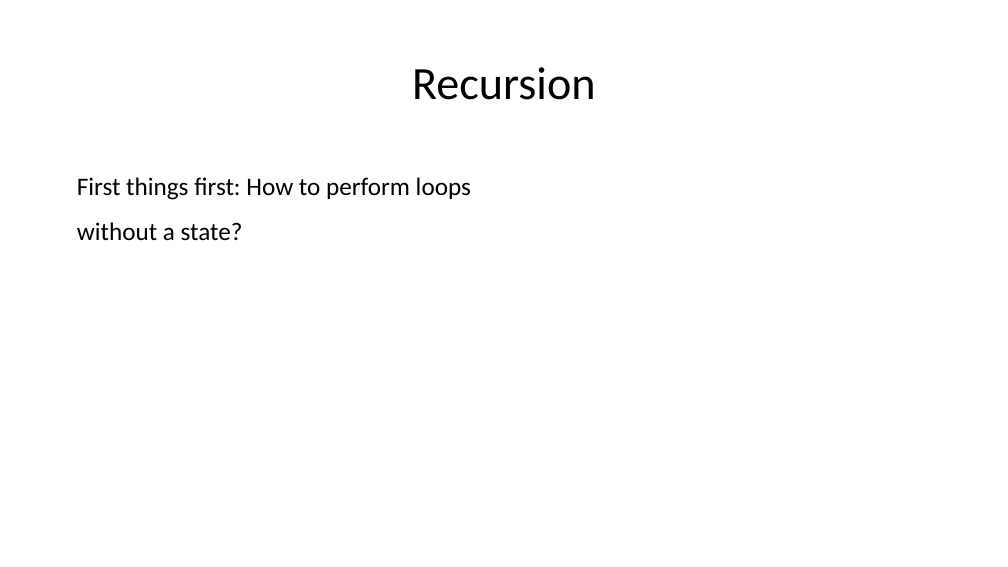
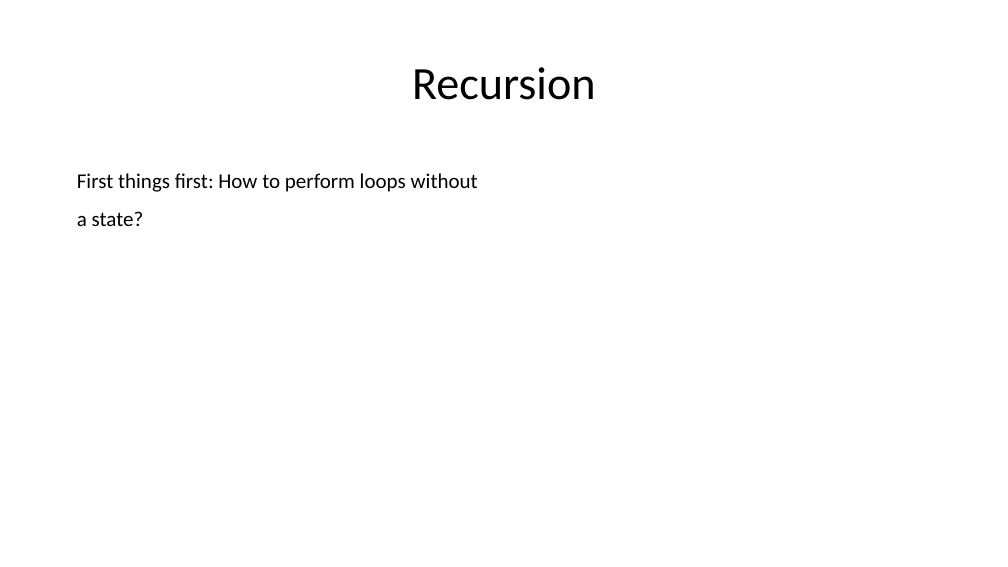
Before and after one commit to aludkiewicz/comparativefunc, a slide deck: slide 51 of presentation.pptx. Drawn at 1008x567 pixels with LibreOffice and Linux fonts; fonts in the diff are those of the drawing. Boxes give left, top, right and bottom in pixels: in the first picture for what was removed or moved away, otherwise in the second. Text is boxed around its words. In the diff, an @@ line names an element or a change of style, - is before the commit and + after.

```diff
--- a/presentation.pptx
+++ b/presentation.pptx
@@ text "First things first: How to ..." at (77, 173, 478, 226): size 24 to 20 pt @@
```
Also in this commit, not shown: 7 other slides changed, 4 slides added.
